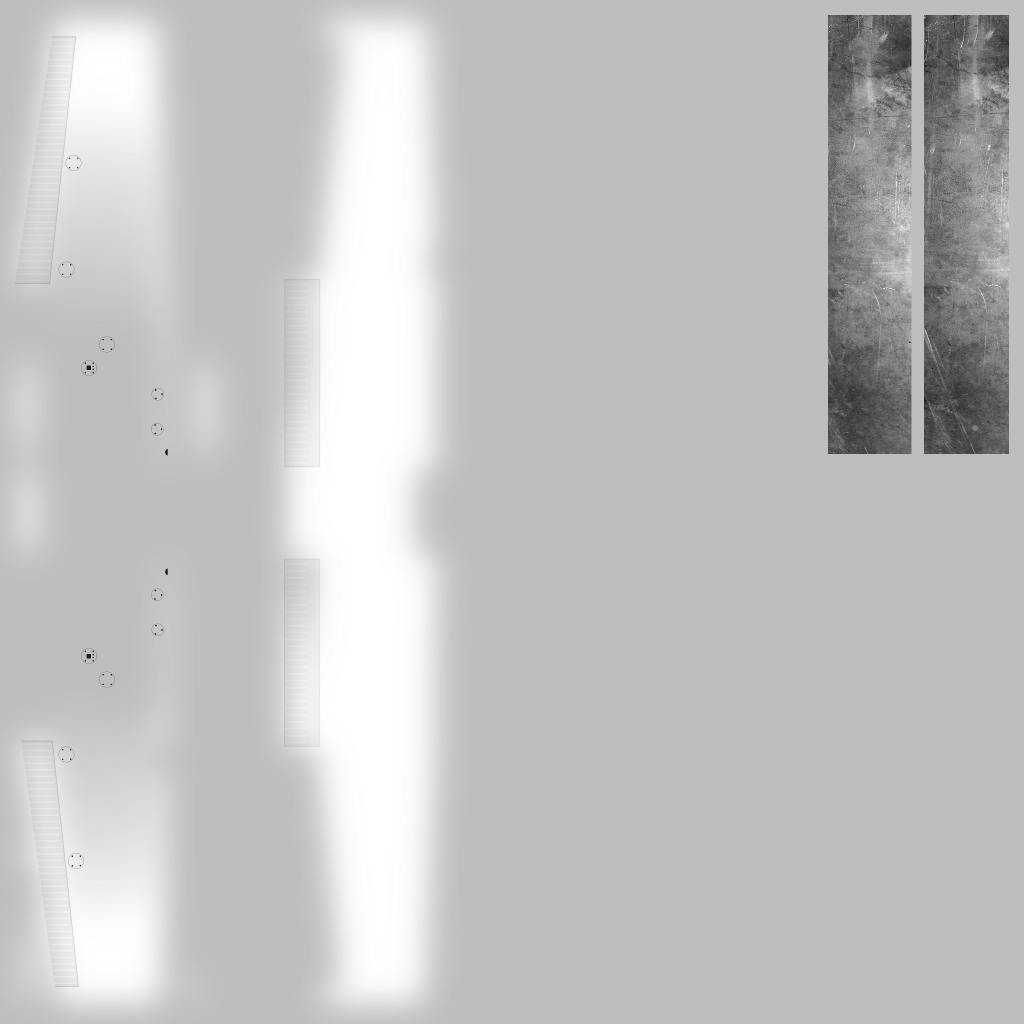
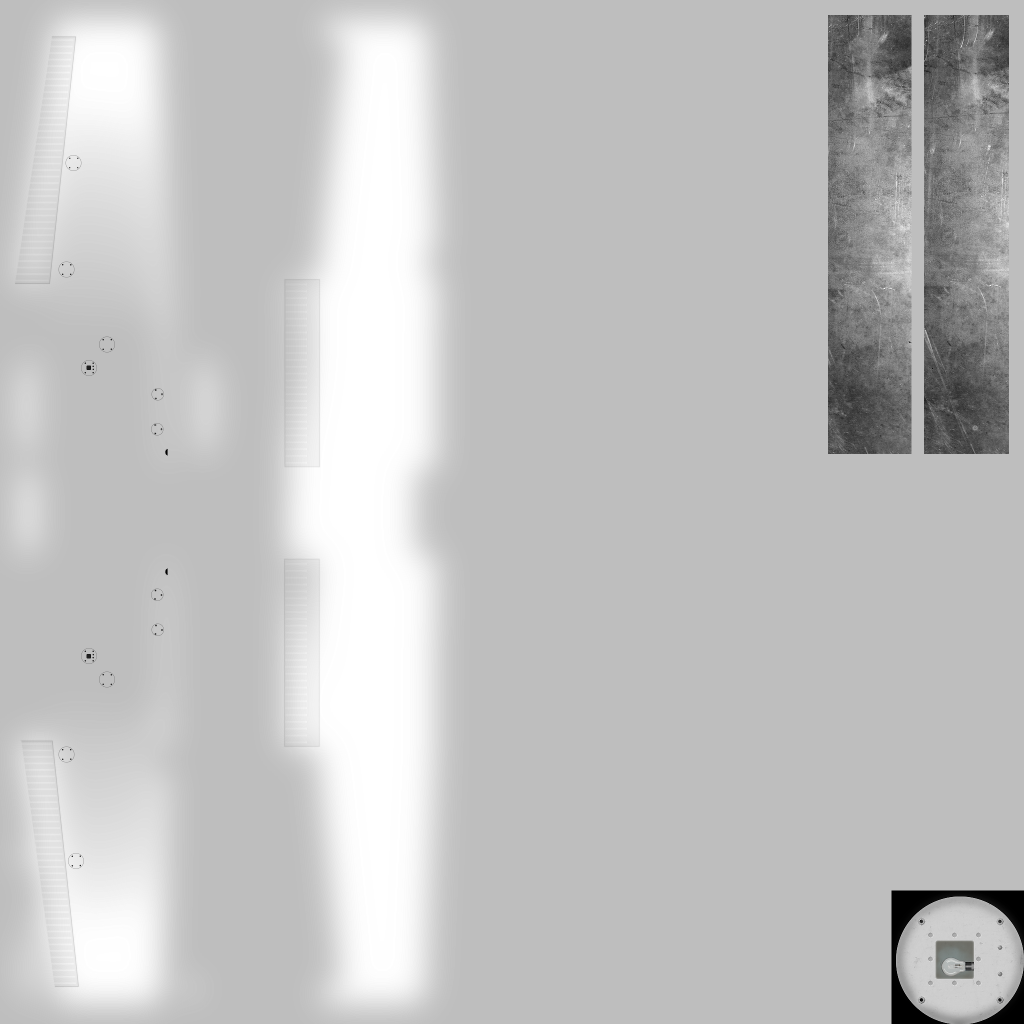
Layer changes from the first 1024x1024 image to the second:
added layer "Clipboard #2" above "Clipboard #1" over [left=891, top=890, right=1024, bottom=1024]
